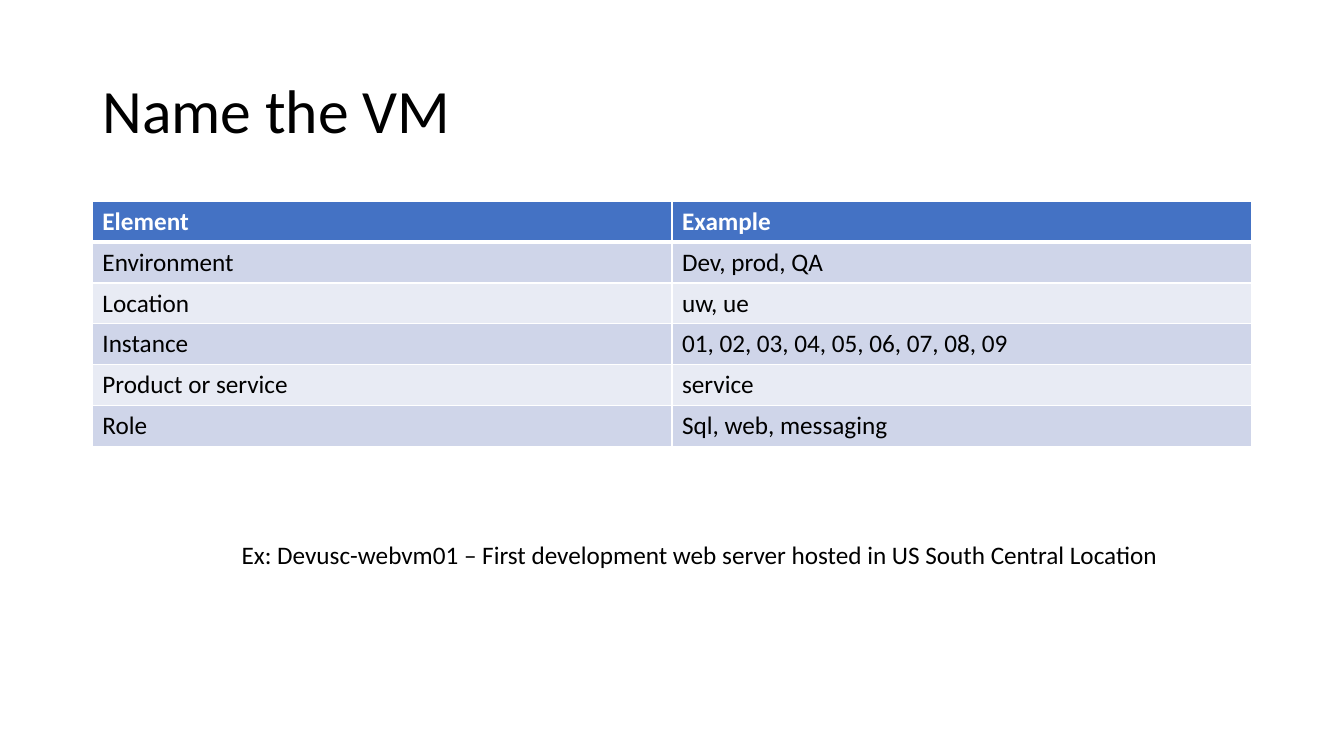
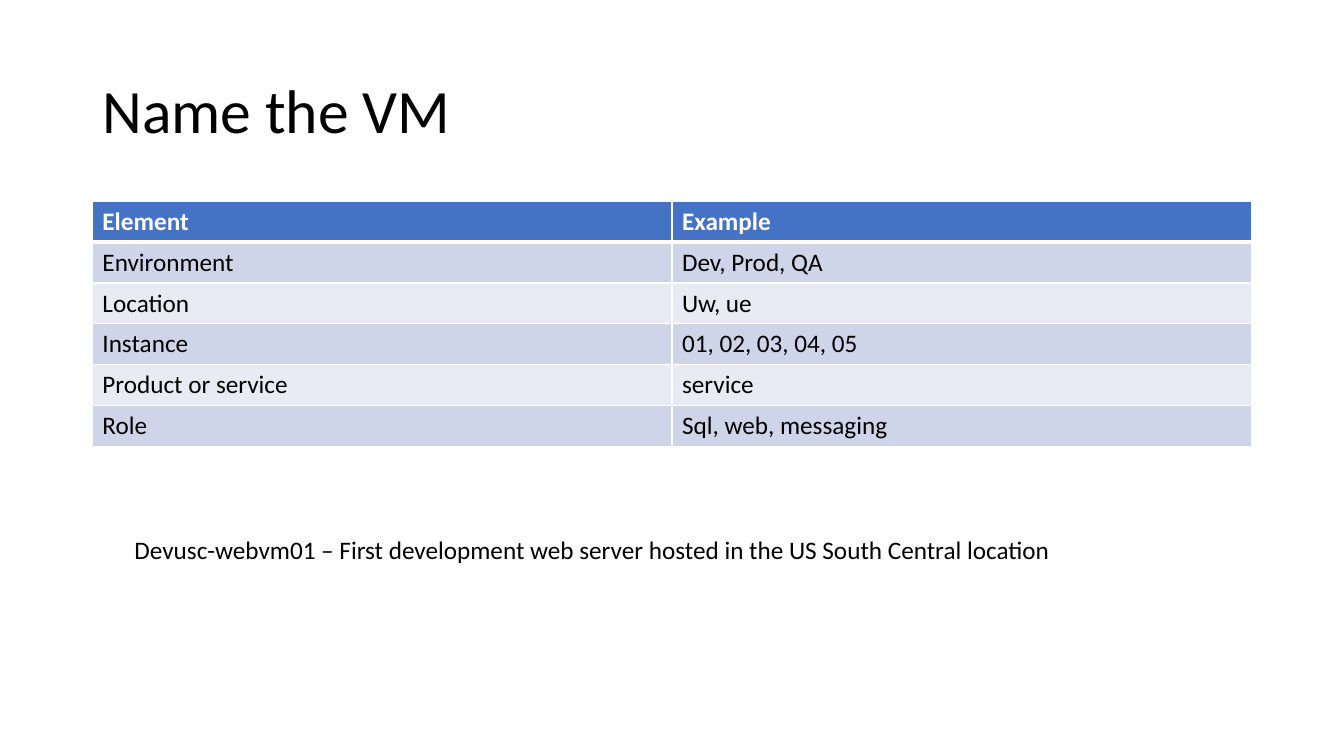
Before and after one commit to ayushrathi15/9July-AZ104, a slide deck: slide 5 of Azure Virtual Machines.pptx. Drawn at 1344x756 pixels with LibreOffice and Linux fonts; fonts in the diff are those of the drawing. Boxes give left, top, right and bottom in pixels: in the first picture for what was removed or moved away, otherwise in the second. Text is boxed around its words. In the diff, an @@ line names an element or a change of style, - is before the commit and + after.

```diff
--- a/Azure Virtual Machines.pptx
+++ b/Azure Virtual Machines.pptx
@@ table at [93,202,1252,447] @@
-row 2, column 2: Dev, prod, QA
+row 2, column 2: Dev, Prod, QA
-row 3, column 2: uw, ue
+row 3, column 2: Uw, ue
-row 4, column 2: 01, 02, 03, 04, 05, 06, 07, 08, 09
+row 4, column 2: 01, 02, 03, 04, 05
@@ text at [134,541,1049,563]: text changed @@
-Ex: Devusc-webvm01 – First development web server hosted in US South Central Location
+Devusc-webvm01 – First development web server hosted in the US South Central location
```
Also in this commit, not shown: 13 other slides changed, 9 slides added, 1 slide removed.
